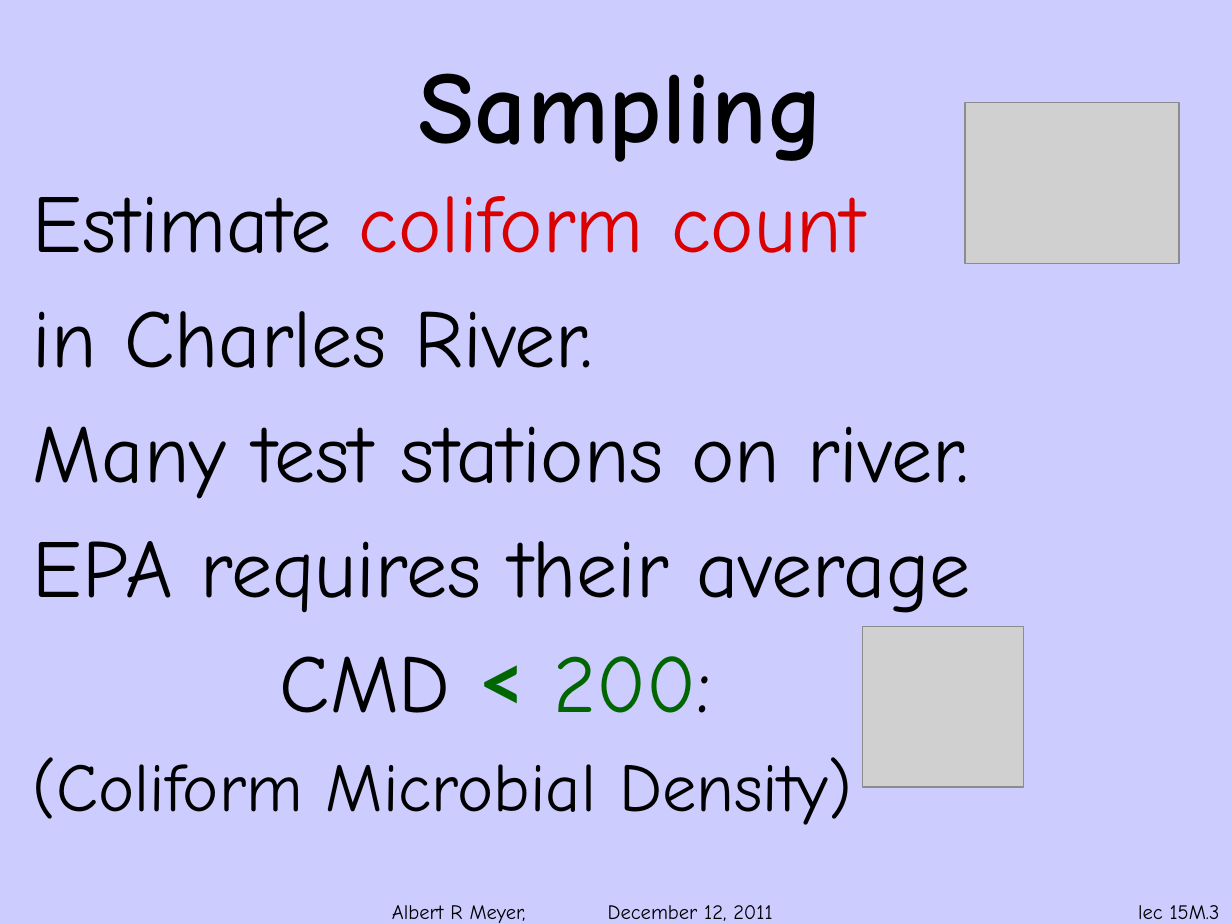
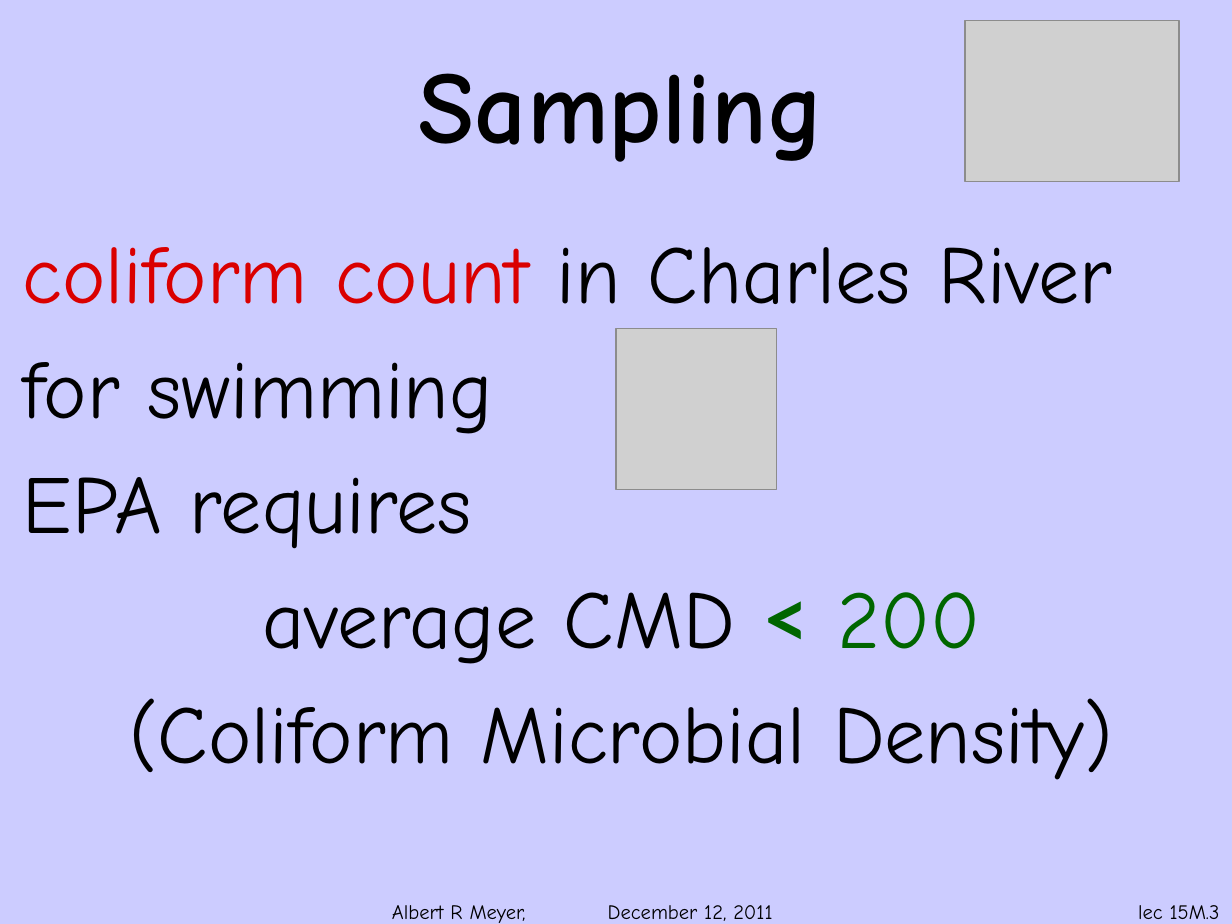
Before and after one commit to armeyer/mcs_web, a slide deck: slide 3 of fall11/slidesF11/slides15m.pptx. Drawn at 1232x924 pixels with LibreOffice and Linux fonts; fonts in the diff are those of the drawing; grey boxes stand for pictures; background and template pictures are left out. Boxes give left, top, right and bottom in pixels: in the first picture for what was removed or moved away, otherwise in the second. Text is boxed around its words. In the diff, an @@ line names an element or a change of style, - is before the commit and + after.

```diff
--- a/fall11/slidesF11/slides15m.pptx
+++ b/fall11/slidesF11/slides15m.pptx
@@ picture: place and size @@
-picture at <box>965,102,1179,264</box>
+picture at <box>965,21,1179,182</box>
@@ text "coliform count in Charles River": place and size @@
-text "coliform count in Charles River" at <box>33,196,970,825</box>
+text "coliform count in Charles River" at <box>23,247,1113,780</box>
@@ text at <box>23,247,1112,664</box>: text changed @@
-Estimate coliform count
-in Charles River.
-Many test stations on river.
-EPA requires their average
-CMD < 200:
+coliform count in Charles River
+for swimming
+EPA requires
+average CMD < 200
@@ picture: place and size @@
-picture at <box>862,626,1024,787</box>
+picture at <box>616,329,777,490</box>
@@ text at <box>129,698,1113,780</box>: size 40 to 48 pt in "(Coliform Microbial Density)"; alignment left to centre; more space between paragraphs @@
```
Also in this commit, not shown: 13 other slides changed.
